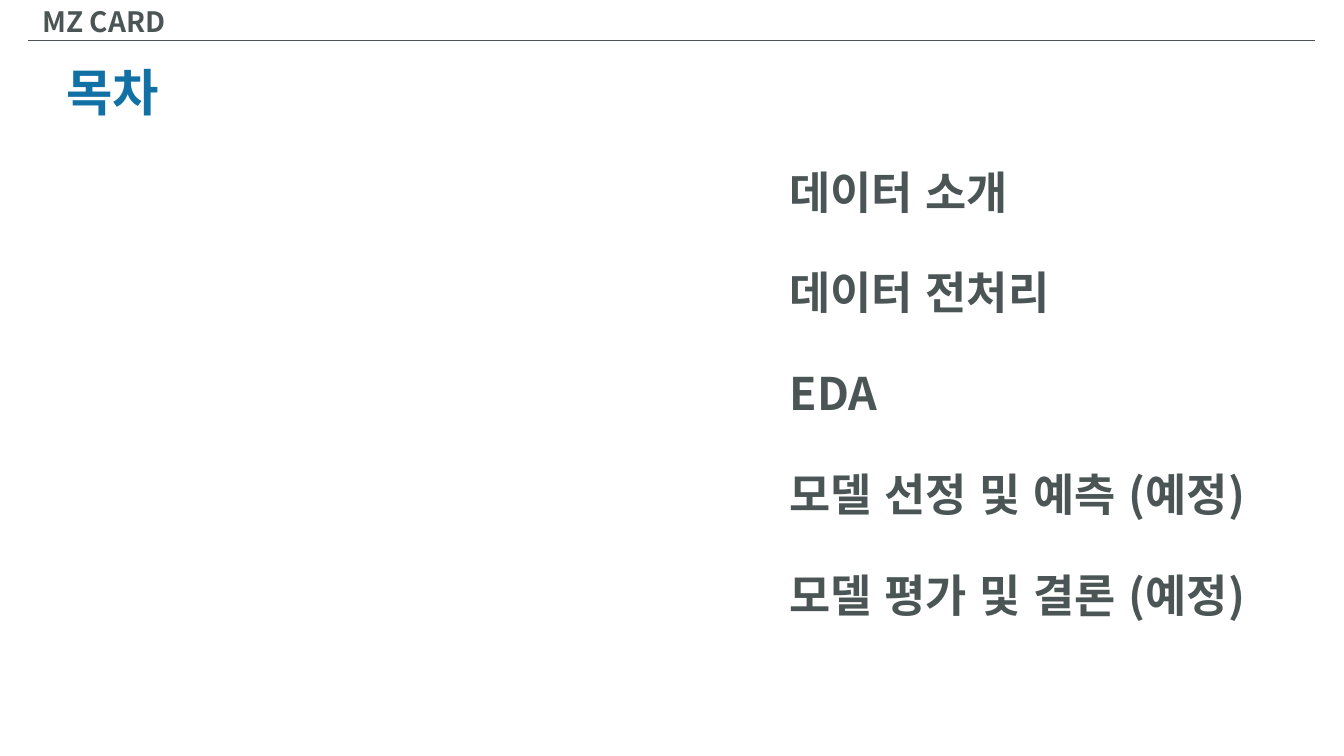
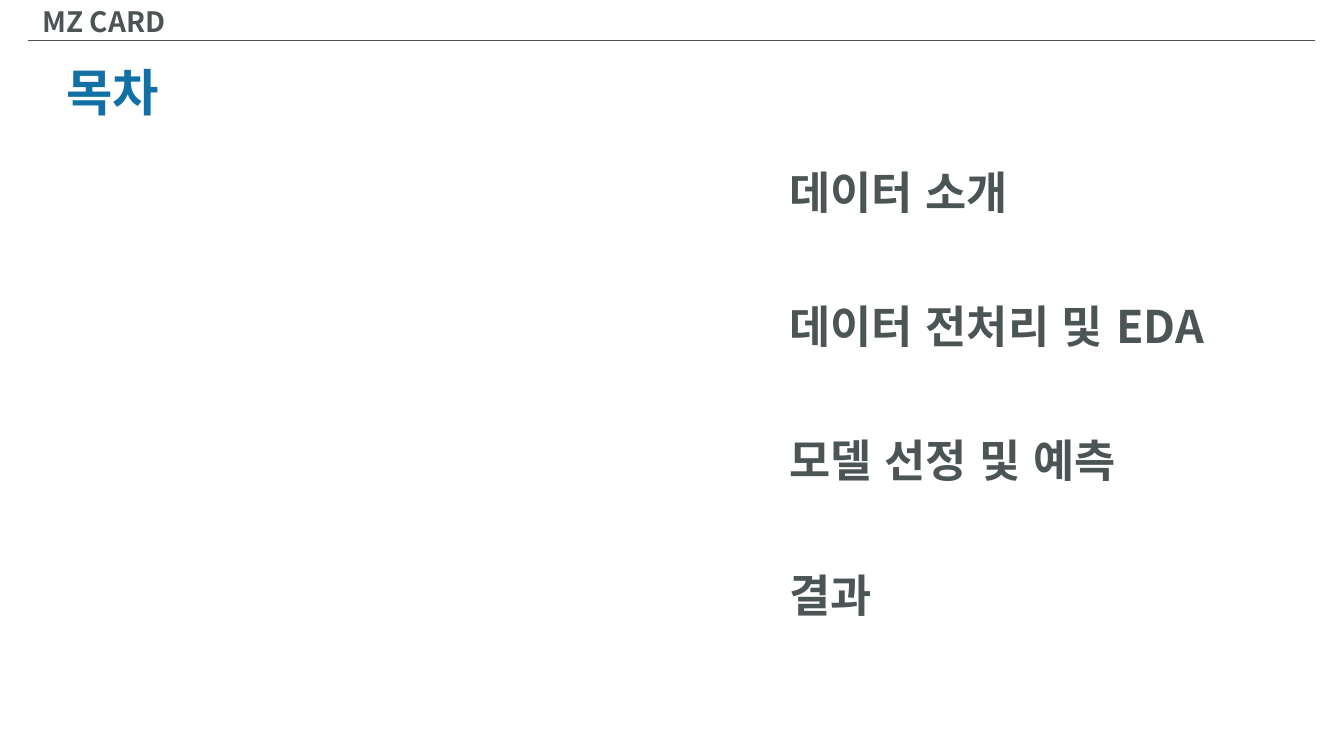
Before and after one commit to InjaeJayLee/mzcard, a slide deck: slide 4 of MZCARD.pptx. Drawn at 1344x756 pixels with LibreOffice and Linux fonts; fonts in the diff are those of the drawing. Boxes give left, top, right and bottom in pixels: in the first picture for what was removed or moved away, otherwise in the second. Text is boxed around its words. In the diff, an @@ line names an element or a change of style, - is before the commit and + after.

```diff
--- a/MZCARD.pptx
+++ b/MZCARD.pptx
@@ text at [790,305,1204,347]: text changed @@
-데이터 전처리
+데이터 전처리 및 EDA
@@ text removed at [790,377,878,410] @@
-EDA
@@ text at [790,439,1115,481]: text changed @@
-모델 선정 및 예측 (예정)
+모델 선정 및 예측
@@ text at [790,574,872,616]: text changed @@
-모델 평가 및 결론 (예정)
+결과
```
Also in this commit, not shown: 12 other slides changed, 17 slides added, 1 slide removed, 1 other file.
